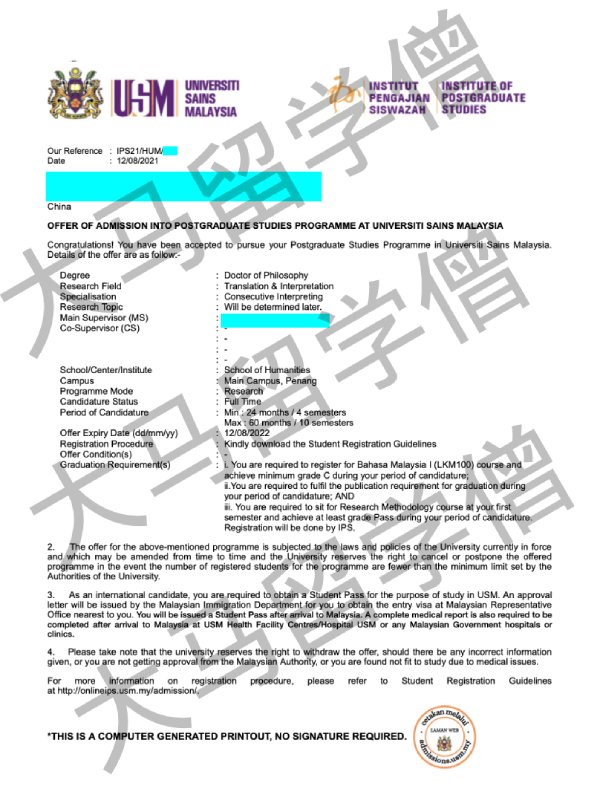
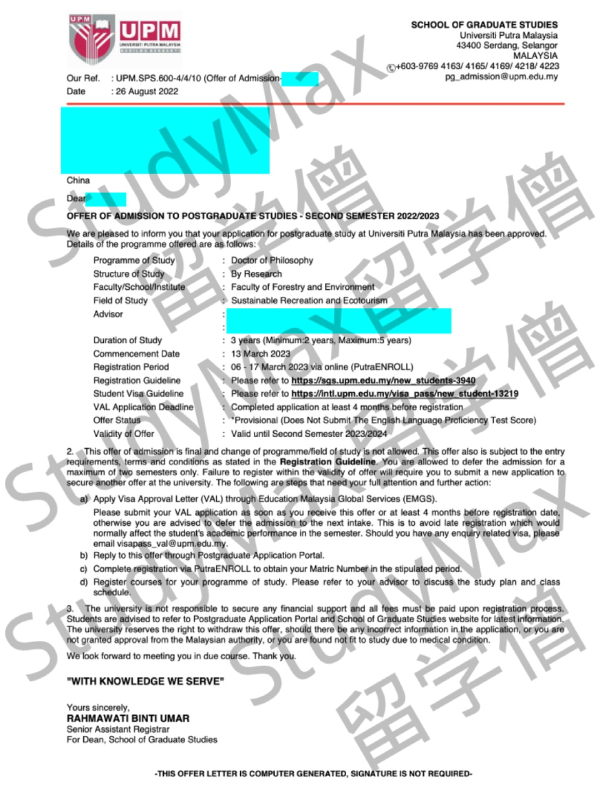
Comparing the layer stacks of the two 600 x 794 images. Changes:
renamed "7-usm-ma hui" to "1", painted on it over <box>0,9,596,779</box>
